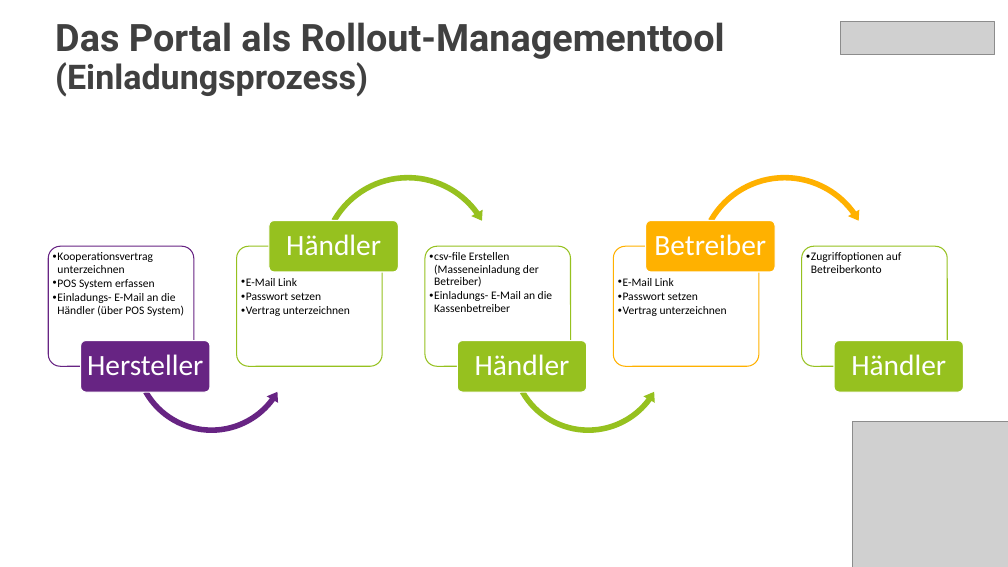
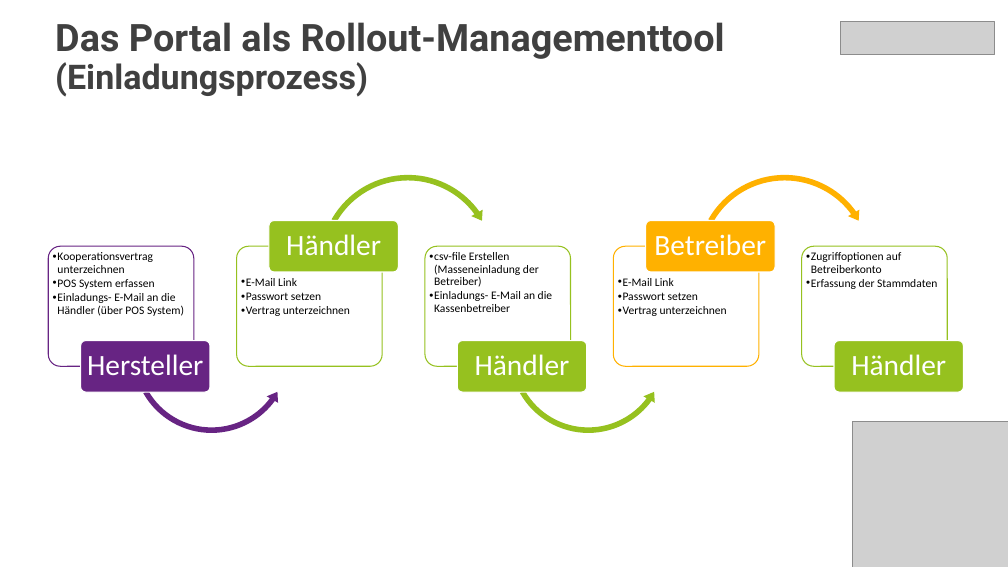
Before and after one commit to fiskaltrust/productdescription-de-doc, a slide deck: slide 26 of for-poscreators/presentation/media/lead-presentation-creator-de.pptx. Drawn at 1008x567 pixels with LibreOffice and Linux fonts; fonts in the diff are those of the drawing; grey boxes stand for pictures. Boxes give left, top, right and bottom in pixels: in the first picture for what was removed or moved away, otherwise in the second. Text is boxed around its words. In the diff, an @@ line names an element or a change of style, - is before the commit and + after.

```diff
--- a/for-poscreators/presentation/media/lead-presentation-creator-de.pptx
+++ b/for-poscreators/presentation/media/lead-presentation-creator-de.pptx
@@ text at (x1=806, y1=279, x2=937, y2=289): paragraph added @@
+  • Erfassung der Stammdaten
```
Also in this commit, not shown: 1 other file.
